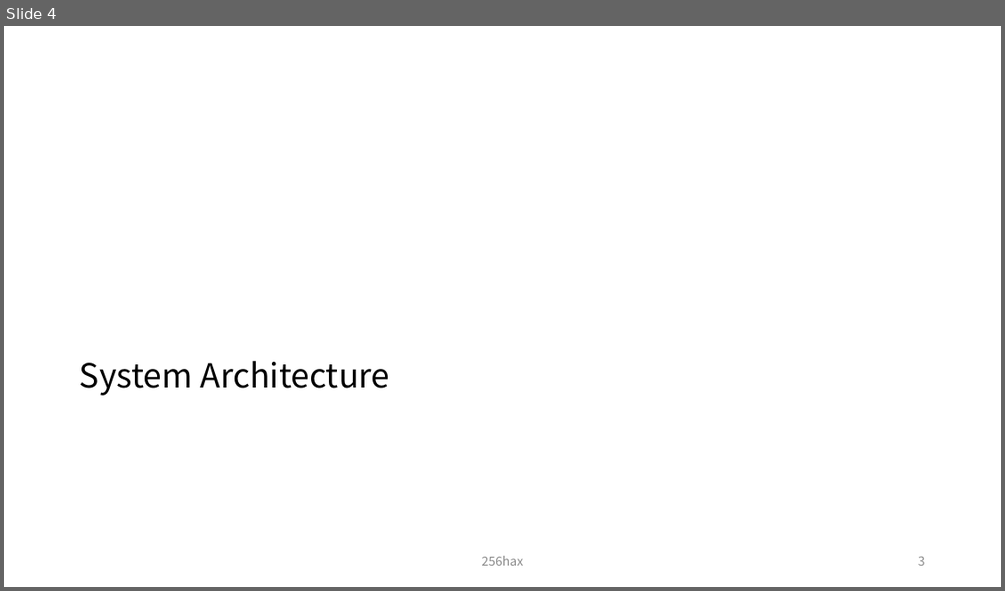
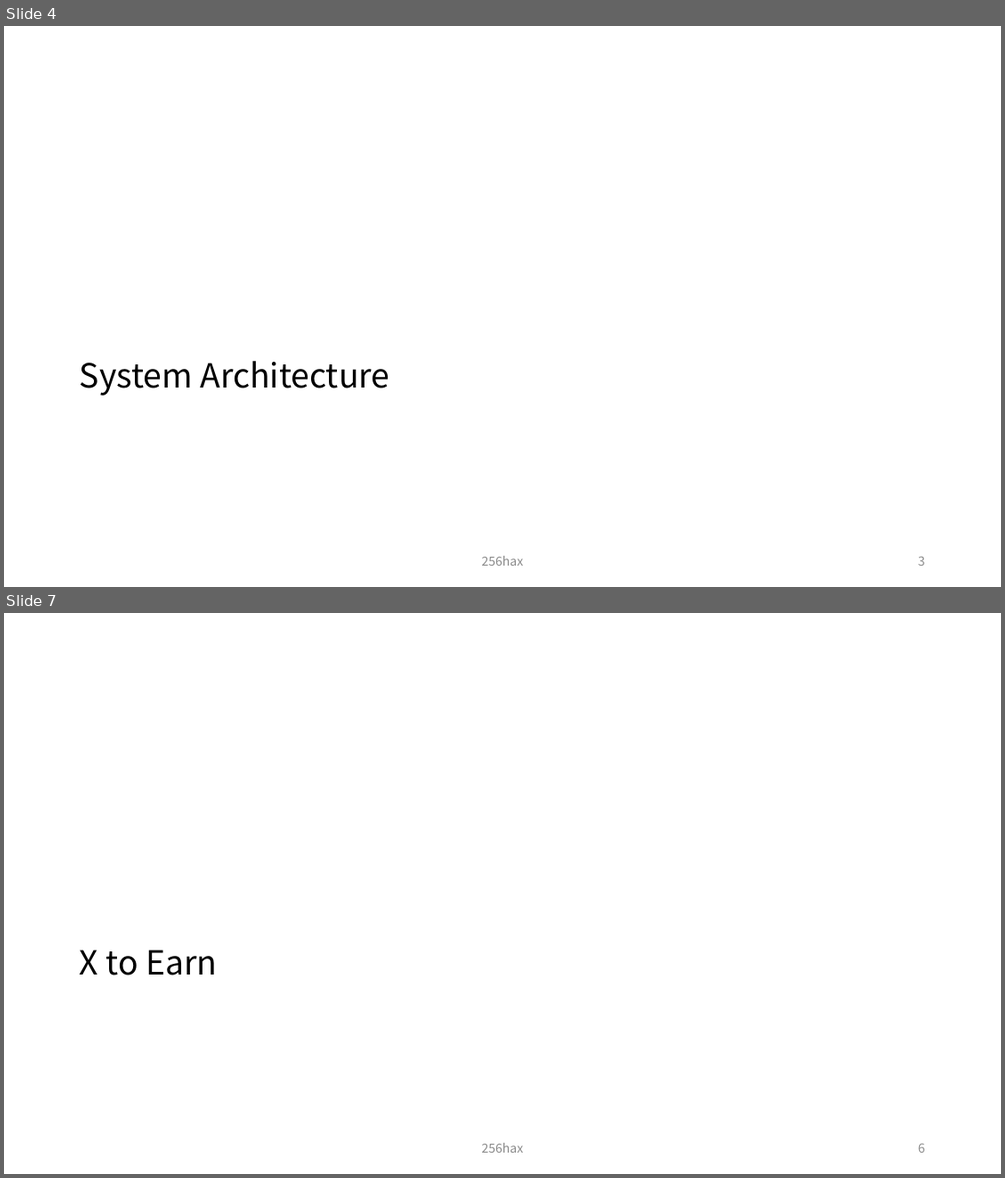
Before and after one commit to legendaryangelist/solana-anchor-react-essential, a slide deck: docs/Solana_Blockchain_Outline_Figure.pptx. Shown one above the other, each under a label of ours: slide 4 before the commit, slides 4 and 7 after it; the slides between them are not shown. The pictures are 1005x591 and 1005x1178 pixels, drawn with LibreOffice and Linux fonts; fonts in the diff are those of the drawing. Boxes give left, top, right and bottom in pixels: in the first picture for what was removed or moved away, otherwise in the second. Text is boxed around its words. In the diff, an @@ line names an element or a change of style, - is before the commit and + after.

Commit message:
docs: add X to Earn section(ex: STEPN)

```diff
--- a/docs/Solana_Blockchain_Outline_Figure.pptx
+++ b/docs/Solana_Blockchain_Outline_Figure.pptx
@@ slide 7 added at [4, 613, 1001, 1174], background #FFFFFF @@
@@ title added at [80, 949, 217, 975], 32 pt, text #000000 @@
+X to Earn
@@ text added at [482, 1143, 524, 1152], 12 pt, text #8C8C8C @@
+256hax
@@ page number added at [918, 1143, 925, 1152], 12 pt, text #8C8C8C @@
+6
```
Also in this commit, not shown: 33 slides changed, 5 other slides added.
